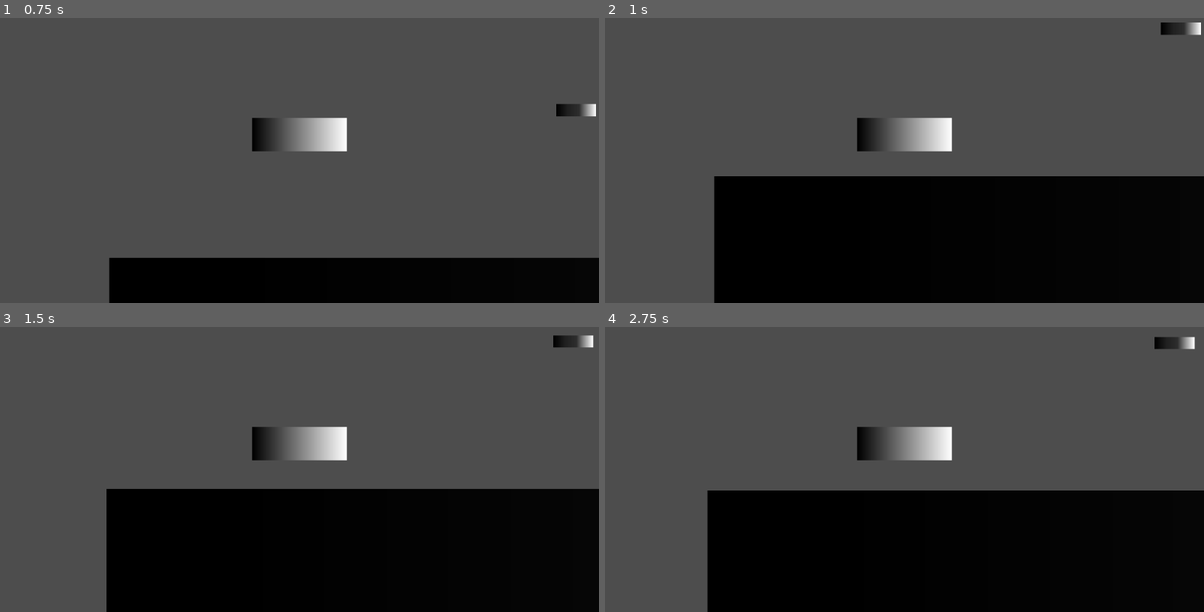
Above: before the commit, frames 1-4 (two rows, left to right).
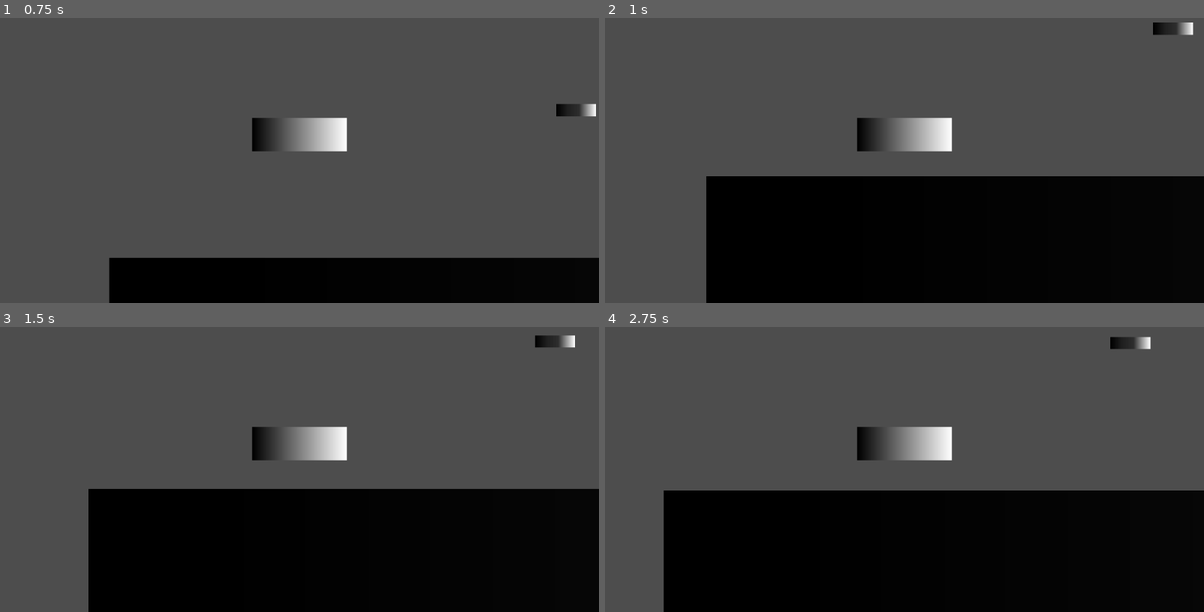
Above: after the commit, the same moments.

Repository: pmarkee/cargaem_demo
Game: Godot game, scene res://Main.tscn
The game is run twice, just before and just after one commit, with the same random seed, the same clock (stepped at 60 frames per second) and the same inputs.
Inputs:
- Up to frame 1 (0.75 s): hold Right (ui_right) from 0.53 s (still down)
- Up to frame 2 (1 s): keep holding Right (ui_right); tap Space (ui_select) at 0.77 s
- Up to frame 3 (1.5 s): release Right (ui_right) at 1.28 s; hold Down (ui_down) from 1.28 s (still down)
- Up to frame 4 (2.75 s): tap Space (ui_select) at 1.52 s; tap Enter at 2 s; release Down (ui_down) at 2.03 s; hold Right (ui_right) from 2.03 s (still down)

Frame 1 is identical in both runs. In frame 2, 0.8% of the frame differs, in the area x 16-100%, y 1-100%; in frame 3, 1.7%; in frame 4, 3.7%, in the area x 9-99%, y 3-100%.

Commit message:
Engine modeling - step 2
Take time into account - use kinetic energy-based approach. Angular
velocity of the wheels is not taken into account, meaning gear ratios
don't affect velocity like they should.

Diff:
--- a/Engine.gd
+++ b/Engine.gd
@@ -10,26 +10,52 @@
 var torque_curve: Dictionary
 var rpm_limit: int
 
+var final_drive_ratio = 4.25
+
+var current_gear: int = 0
+const gear_ratios = [3.25, 1.909, 1.25, 0.909, 0.75]
+
 
 func _ready():
 	torque_curve = utils.read_torque_curve(engine_file)
 	rpm_limit = torque_curve["rpm_values"][-1]
 
 
-func get_torque(throttle: float) -> float:
-	return _calculate_torque(torque_curve, rpm, throttle)
+'''
+throttle: throttle position between 0 and 1
+external_load: resistance torque in Nm
+delta: time elapsed since last physics update in seconds
+Returns amount of effective work done by the engine in delta time and updates engine speed.
+'''
+func get_work(throttle: float, external_load: float, delta: float) -> float:
+	var tq = _calculate_torque(torque_curve, rpm, throttle) # Torque in Nm.
+	var net_tq = (tq - external_load) * gear_ratios[current_gear] * final_drive_ratio
+	var power = _calculate_power(net_tq, rpm) # Power in Watts
+	var work = power * delta # Work in Joules
+	print("old rpm: ", rpm)
+	rpm = _calculate_new_rpm(rpm, net_tq, delta)
+	print("tq: ", tq)
+	print("new rpm: ", rpm)
+	print("power: ", power / 1000)
+	print("-----------------")
+	return max(work, 0)
 
 
-'''
-Based on current torque and load, update rpm.
-'''
-func apply_load(torque: float, load: float, delta: float):
-	var net_torque = torque - load
-	var angular_acceleration = net_torque / MOMENT_OF_INERTIA
-	rpm += angular_acceleration * delta
-	rpm = clamp(rpm, 0, rpm_limit) # TODO how to implement a realistic rpm limiter?
-	print(rpm)
+func upshift():
+	var new_gear = clamp(current_gear + 1, 0, gear_ratios.size() - 1)
+	var new_rpm = rpm * gear_ratios[new_gear] / gear_ratios[current_gear]
+	current_gear = new_gear
+	rpm = new_rpm
+	print("UPSHIFT ", current_gear + 1)
 
+
+
+func downshift():
+	var new_gear = clamp(current_gear - 1, 0, gear_ratios.size() - 1)
+	var new_rpm = rpm * gear_ratios[new_gear] / gear_ratios[current_gear]
+	current_gear = new_gear
+	rpm = new_rpm
+	print("DOWNSHIFT ", current_gear + 1)
 
 '''
 Based on provided throttle position and load, calculate overall torque.
@@ -52,7 +78,7 @@
 
 	elif throttle_idx != -1:
 		# Don't need to interpolate between throttle values, only rpm
-		rpm_idx = find_last_smaller(torque_curve["rpm_values"], rpm)
+		rpm_idx = _find_last_smaller(torque_curve["rpm_values"], rpm)
 		var lower_rpm = torque_curve["rpm_values"][rpm_idx]
 		var upper_rpm = torque_curve["rpm_values"][rpm_idx + 1]
 		var tq_low_rpm = torque_curve["%.1f" % throttle][rpm_idx]
@@ -62,7 +88,7 @@
 
 	elif rpm_idx != -1:
 		# Don't need to interpolate between rpm values, only throttle
-		throttle_idx = find_last_smaller(torque_curve["throttle_values"], throttle)
+		throttle_idx = _find_last_smaller(torque_curve["throttle_values"], throttle)
 		var lower_throttle = torque_curve["throttle_values"][throttle_idx]
 		var upper_throttle = torque_curve["throttle_values"][throttle_idx + 1]
 		var tq_low_throttle = torque_curve["%.1f" % lower_throttle][rpm_idx]
@@ -72,11 +98,11 @@
 
 	else:
 		# 1. find nearest rpm and throttle values
-		throttle_idx = find_last_smaller(torque_curve["throttle_values"], throttle)
+		throttle_idx = _find_last_smaller(torque_curve["throttle_values"], throttle)
 		var lower_throttle = torque_curve["throttle_values"][throttle_idx]
 		var upper_throttle = torque_curve["throttle_values"][throttle_idx + 1]
 
-		rpm_idx = find_last_smaller(torque_curve["rpm_values"], rpm)
+		rpm_idx = _find_last_smaller(torque_curve["rpm_values"], rpm)
 		var lower_rpm = torque_curve["rpm_values"][rpm_idx]
 		var upper_rpm = torque_curve["rpm_values"][rpm_idx + 1]
 
@@ -97,11 +123,39 @@
 
 
 '''
+Takes torque in Nm and engine speed in RPM.
+Returns power in kW.
+'''
+func _calculate_power(tq: float, rpm: float) -> float:
+	# Convert engine speed to rad/s.
+	var omega = 2 * PI * rpm / 60
+	return tq * omega
+
+
+'''
+rpm: engine speed in rpm
+tq: net torque of the engine (assuming external load is already subtracted)
+delta: time elapsed since last physics update in seconds
+Returns the new RPM of the engine.
+'''
+func _calculate_new_rpm(rpm: float, tq: float, delta: float) -> float:
+	var omega = 2 * PI * rpm / 60 # Engine speed in rad/s.
+	var angular_acceleration = tq / MOMENT_OF_INERTIA
+	var new_omega = omega + angular_acceleration * delta
+	var new_rpm = new_omega * 60 / (2 * PI) # New engine speed in rpm.
+	#print("rpm: ", rpm)
+	#print("omega: ", omega)
+	#print("angular_acceleration: ", angular_acceleration)
+	#print("new_omega: ", new_omega)
+	#print("new_rpm: ", new_rpm)
+	return clamp(new_rpm, 0, rpm_limit)
+
+'''
 Find the last element in an array that is smaller than the specified value.
 The array is assumed to be ordered.
 Returns the index of the element.
 '''
-func find_last_smaller(values: Array, target: float) -> int:
+func _find_last_smaller(values: Array, target: float) -> int:
 	var closest_index = null
 	var closest_diff = -1
 
--- a/Vehicle.gd
+++ b/Vehicle.gd
@@ -2,12 +2,6 @@
 
 const BRAKING_FORCE = 700
 const PX_PER_M = 50
-
-# Engine parameters
-@export var MOMENT_OF_INERTIA = 1.0
-@export var DRAG_COEFFICIENT = 0.5
-@export var ROLLING_RESISTANCE = 10
-@export var RPM_LIMIT = 6000
 
 var throttle = 0.0
 
@@ -54,15 +48,25 @@
 	else:
 		throttle = 0.0
 
-	var engine_torque = $Engine.get_torque(throttle)
-	$Engine.apply_load(engine_torque, 10 + $Body.linear_velocity.x * 0.1, delta) # TODO calculate load instead of constant
-	var force = Vector2(engine_torque * PX_PER_M / wheel_radius, 0)
+	if Input.is_action_just_pressed("ui_up"):
+		$Engine.upshift()
+	elif Input.is_action_just_pressed("ui_down"):
+		$Engine.downshift()
+
+	var external_load = 0 # TODO calculate resistances properly
+	var engine_work = $Engine.get_work(throttle, external_load, delta)
+	var new_velocity = sqrt(2 * engine_work / $Body.mass) * PX_PER_M # Transforming 1/2 * m * v^2
+	var acceleration = (new_velocity - $Body.linear_velocity.x) / delta
+	# TODO how to take wheel radius into account here?
+	# TODO convert meters to pixels
+	var force = Vector2($Body.mass * acceleration, 0)
 
 	# TODO braking
 	if Input.is_action_pressed("ui_select"):
 		force.x -= sgn($Body.linear_velocity.x) * BRAKING_FORCE
 
 	$Body.apply_force(force)
+	print("v = ", $Body.linear_velocity.x / PX_PER_M)
 
 
 func sgn(n: float) -> int:
--- a/Vehicle.tscn
+++ b/Vehicle.tscn
@@ -15,7 +15,7 @@
 script = ExtResource("1_2abnv")
 
 [node name="Body" type="RigidBody2D" parent="."]
-mass = 2.0
+mass = 990.0
 center_of_mass_mode = 1
 center_of_mass = Vector2(0, 5)
 
--- a/Wheel.gd
+++ b/Wheel.gd
@@ -1,6 +1,6 @@
 extends Node2D
 
 
-@export var stiffness = 50000
-@export var damping = 20000
+@export var stiffness = 24750000
+@export var damping = 9900000
 @export var rest_distance = 100
